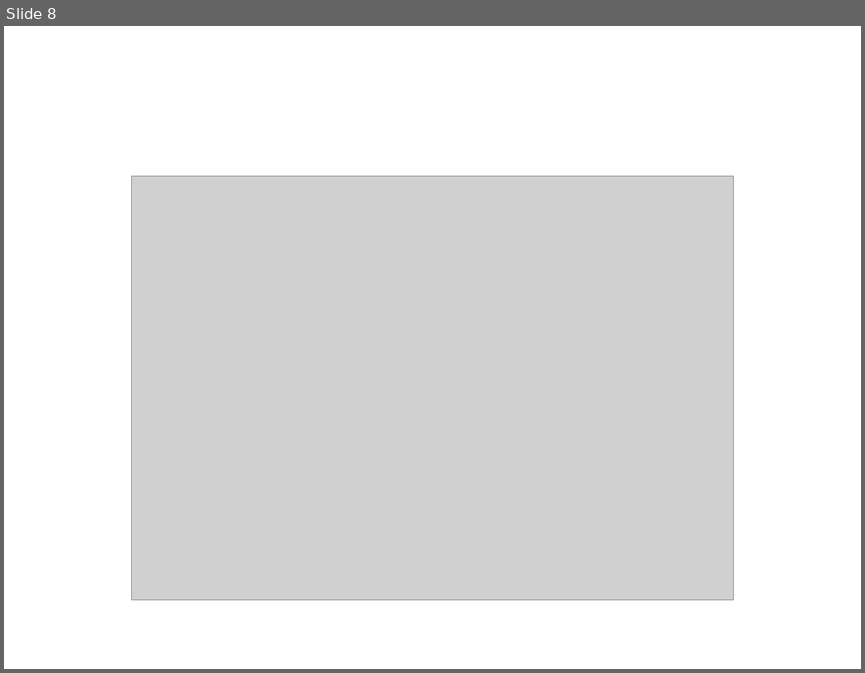
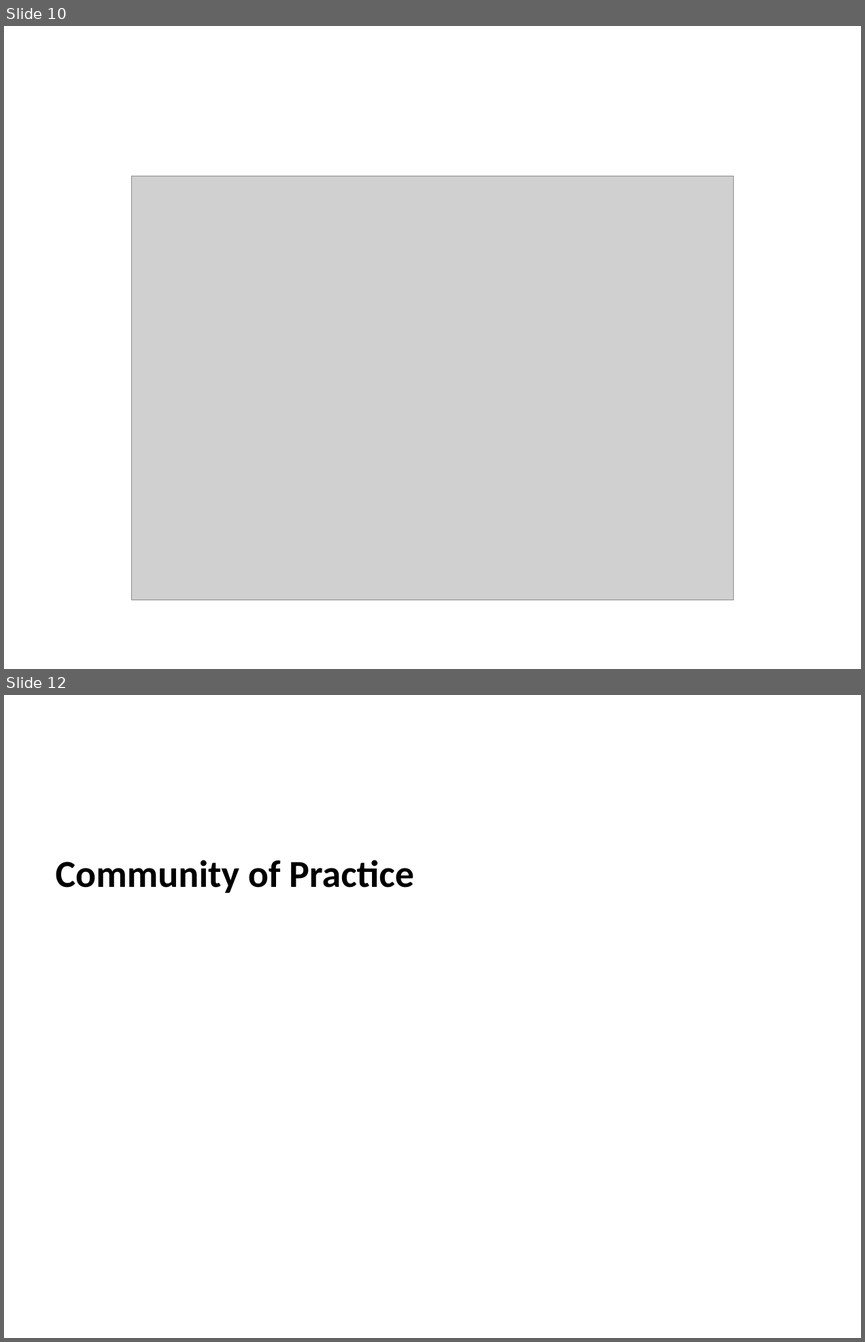
Before and after one commit to harrietrs/dfe-data-science-week, a slide deck: index.pptx. Shown one above the other, each under a label of ours: slide 8 before the commit, slides 10 and 12 after it; the slides between them are not shown. The pictures are 865x673 and 865x1342 pixels, drawn with LibreOffice and Linux fonts; fonts in the diff are those of the drawing; grey boxes stand for pictures. Boxes give left, top, right and bottom in pixels: in the first picture for what was removed or moved away, otherwise in the second. Text is boxed around its words. In the diff, an @@ line names an element or a change of style, - is before the commit and + after.

```diff
--- a/index.pptx
+++ b/index.pptx
@@ slide 12 added at (4, 695, 861, 1338), background #FFFFFF @@
@@ text added at (56, 860, 414, 893), 32 pt, text #000000, bold @@
+Community of Practice
@@ what was slide 8 is now slide 10 @@
```
Also in this commit, not shown: 1 slide changed, 4 other slides added, 1 other file.
